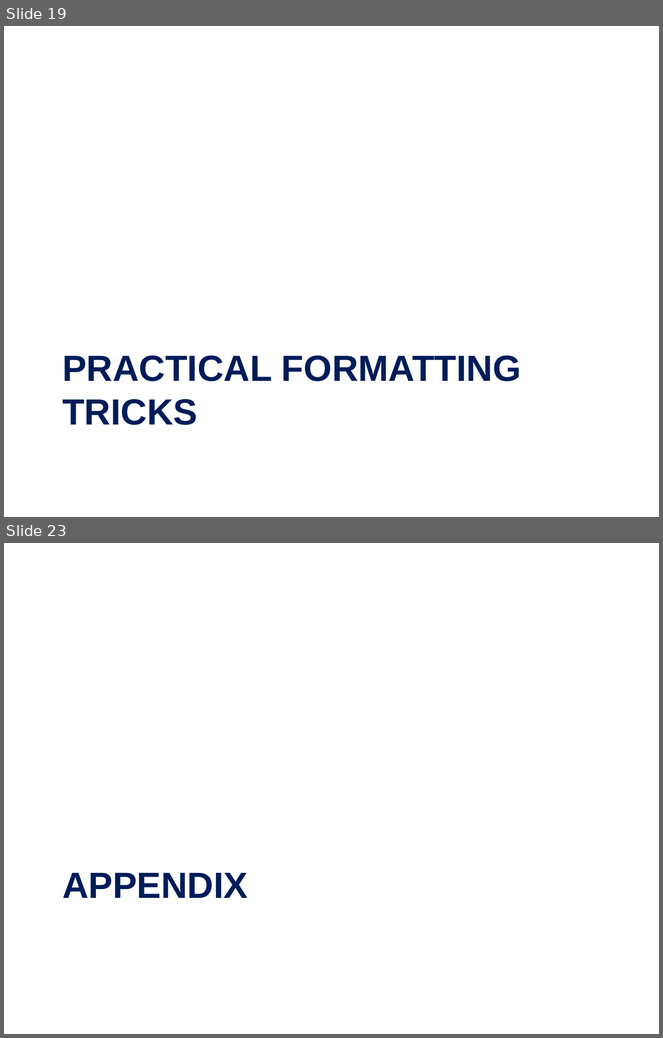
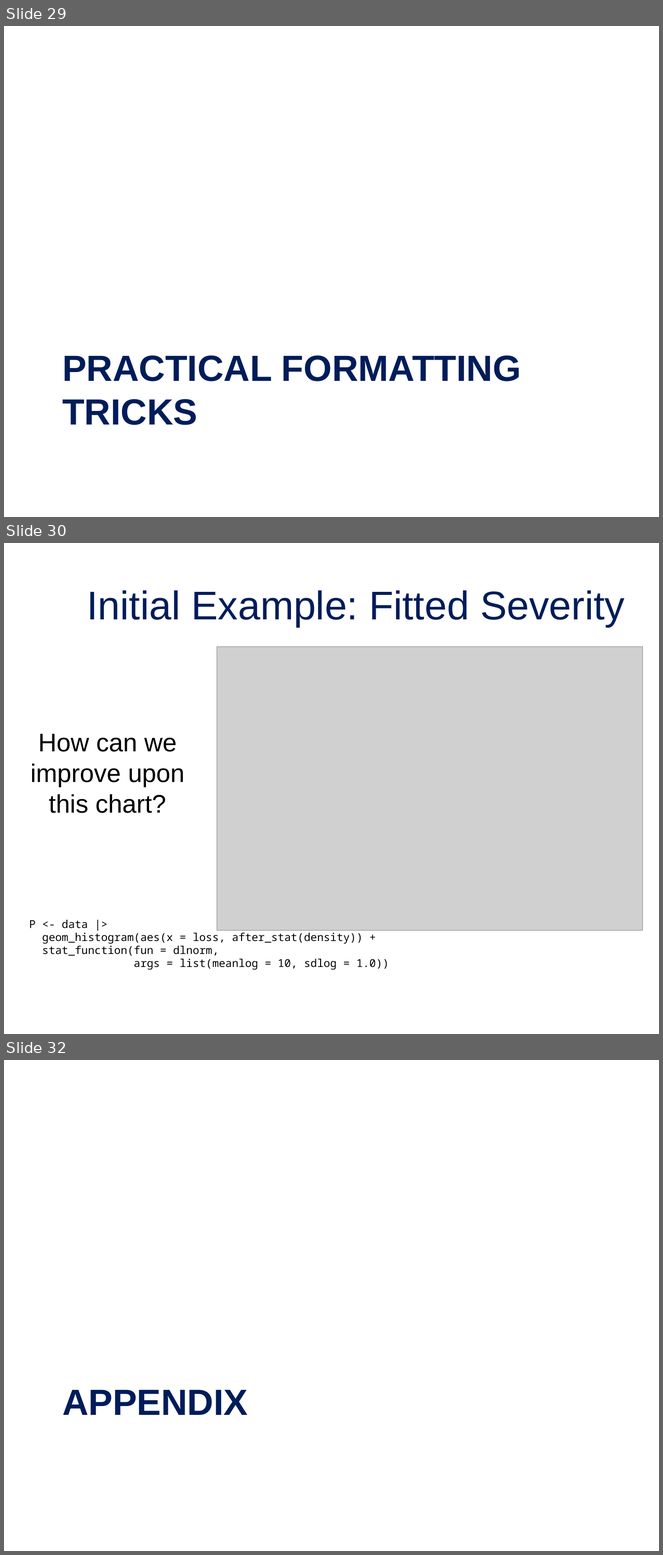
Before and after one commit to jordan-bonner/CAS_Spr23, a slide deck: Presentation Slides/Effective Data Visualization for Actuaries.pptx. Shown one above the other, each under a label of ours: slides 19 and 23 before the commit, slides 29, 30 and 32 after it; the slides between them are not shown. The pictures are 663x1038 and 663x1555 pixels, drawn with LibreOffice and Linux fonts; fonts in the diff are those of the drawing; grey boxes stand for pictures; background and template pictures are left out. Boxes give left, top, right and bottom in pixels: in the first picture for what was removed or moved away, otherwise in the second. Text is boxed around its words. In the diff, an @@ line names an element or a change of style, - is before the commit and + after.

Commit message:
Adding Severity Plots & Plots with 2 Axes

```diff
--- a/Presentation Slides/Effective Data Visualization for Actuaries.pptx
+++ b/Presentation Slides/Effective Data Visualization for Actuaries.pptx
@@ slide 30 added at [4, 543, 659, 1034], background picture (left out) @@
@@ title added at [87, 590, 625, 627], 44 pt, text #001C59 @@
+Initial Example: Fitted Severity
@@ picture added at [217, 646, 643, 930] @@
@@ text added at [31, 734, 185, 813], 28 pt, text #000000 @@
+How can we improve upon this chart?
@@ text added at [29, 920, 389, 970], 12 pt, text #000000 @@
+P <- data |>
+geom_histogram(aes(x = loss, after_stat(density)) +
+stat_function(fun = dlnorm,
+args = list(meanlog = 10, sdlog = 1.0))
@@ what was slide 19 is now slide 29 @@
@@ what was slide 23 is now slide 32 @@
```
Also in this commit, not shown: 11 other slides added, 3 slides removed, 14 other files.
